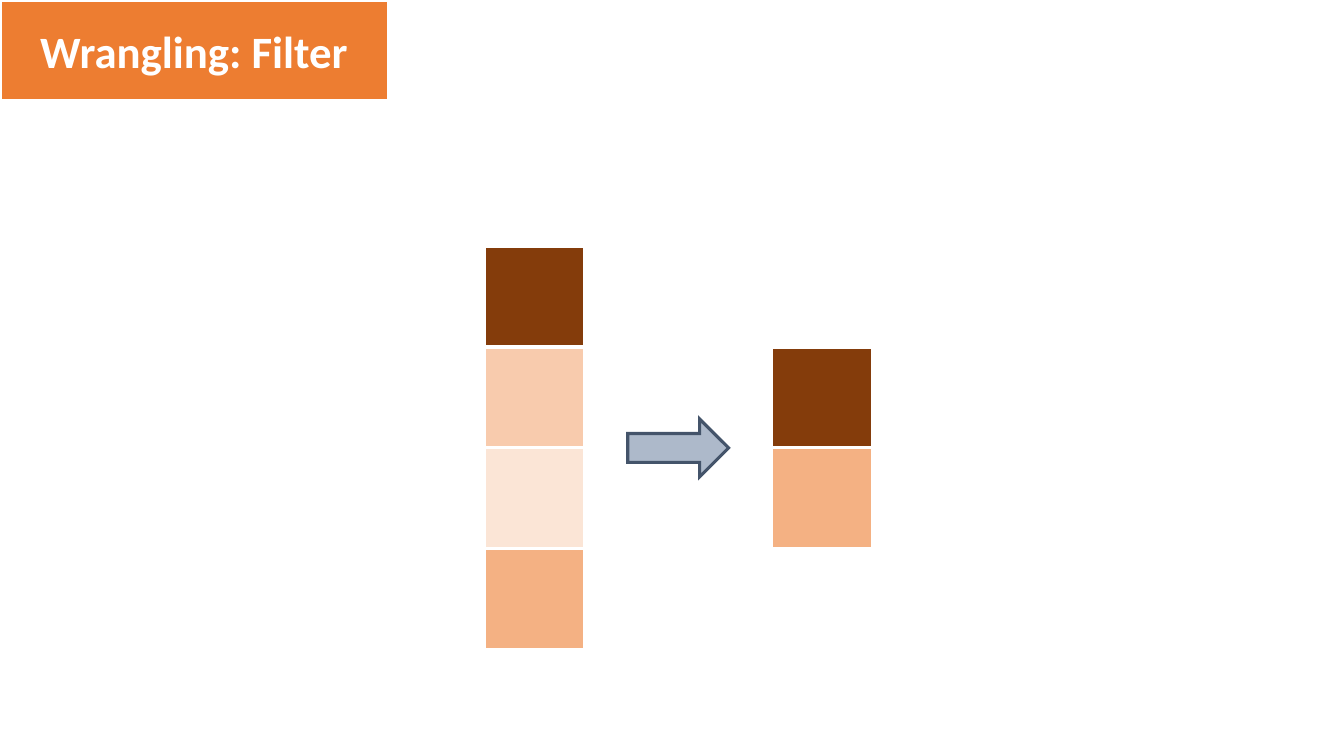
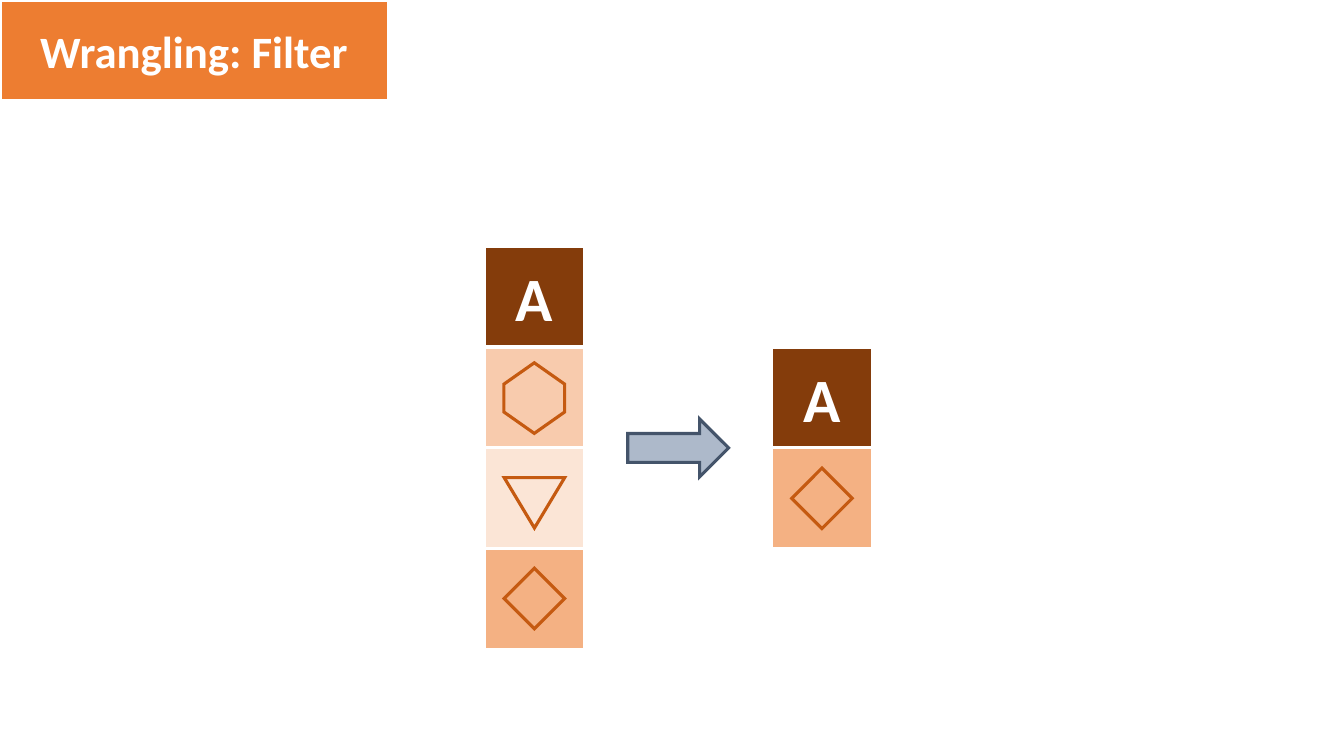
Before and after one commit to NCEAS/scicomp-workshop-template, a slide deck: slide 2 of images/tidyverse-visuals-dev.pptx. Drawn at 1344x756 pixels with LibreOffice and Linux fonts; fonts in the diff are those of the drawing. Boxes give left, top, right and bottom in pixels: in the first picture for what was removed or moved away, otherwise in the second. Text is boxed around its words. In the diff, an @@ line names an element or a change of style, - is before the commit and + after.

```diff
--- a/images/tidyverse-visuals-dev.pptx
+++ b/images/tidyverse-visuals-dev.pptx
@@ text in rectangle at (x1=516, y1=281, x2=553, y2=321): text added @@
+A
@@ hexagon added at (x1=504, y1=363, x2=565, y2=434), outline #C55A11 2.25 pt @@
@@ text in rectangle at (x1=803, y1=382, x2=840, y2=422): text added @@
+A
@@ triangle added at (x1=504, y1=478, x2=565, y2=528), outline #C55A11 2.25 pt @@
@@ diamond added at (x1=792, y1=468, x2=853, y2=528), outline #C55A11 2.25 pt @@
@@ diamond added at (x1=504, y1=569, x2=565, y2=629), outline #C55A11 2.25 pt @@
```
Also in this commit, not shown: 6 other slides changed, 1 slide added.
